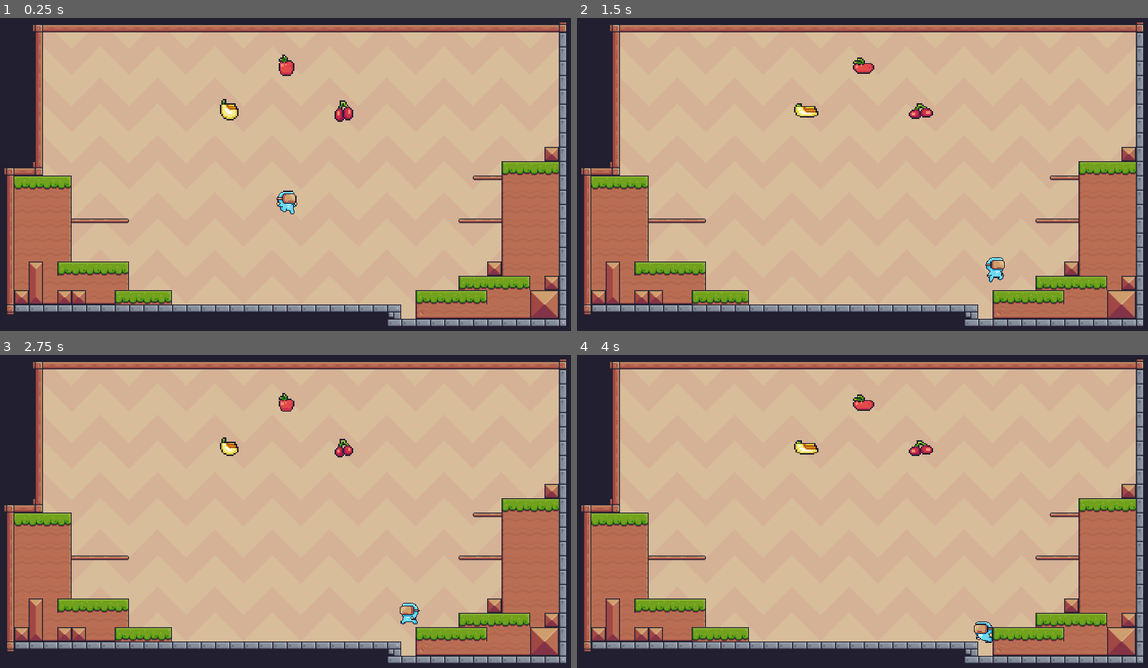
Above: before the commit, frames 1-4 (two rows, left to right).
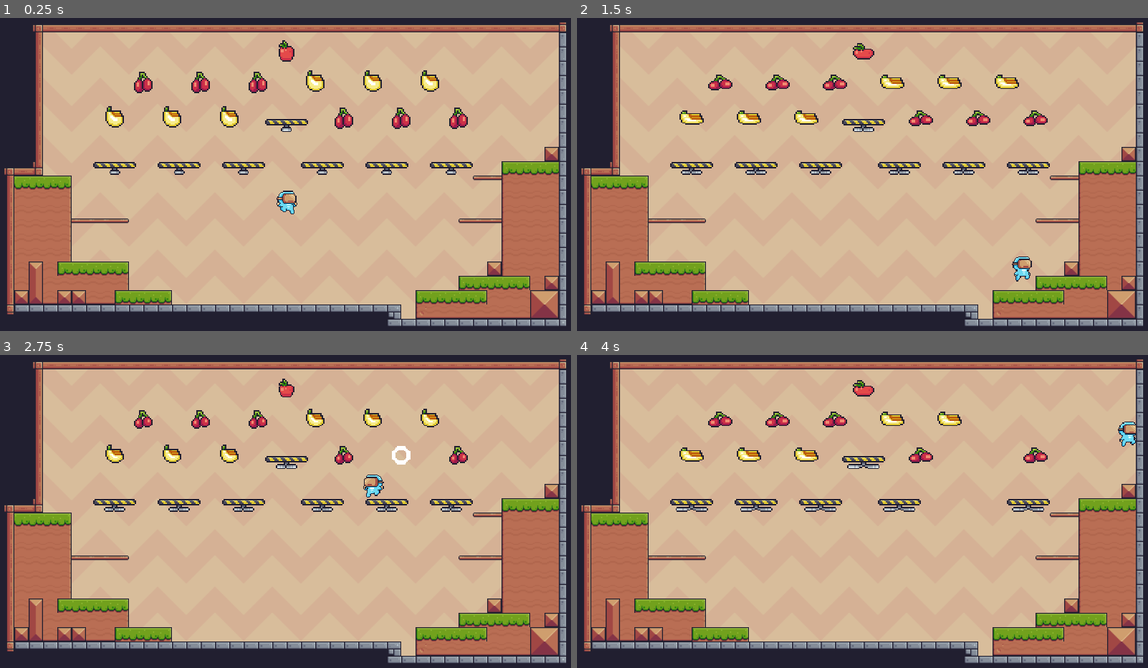
Above: after the commit, the same moments.

Repository: Pnsadeghy/2d_platformer_game_godot
Game: Godot game, scene res://scenes/levels/level_0001.tscn
Same seed, same stepped clock (60 frames per second), same inputs: the game is played once before the commit and once after it.
Inputs:
- Up to frame 1 (0.25 s): no input
- Up to frame 2 (1.5 s): hold Space (jump) 0.53-1.28 s; hold Right (right) from 0.53 s (still down); tap Space (jump) at 1.35 s
- Up to frame 3 (2.75 s): tap Space (jump) at 1.52, 1.82 s; release Right (right) at 2.03 s; hold Left (left) from 2.03 s (still down); hold Space (jump) from 2.03 s (still down)
- Up to frame 4 (4 s): release Left (left) at 2.78 s; release Space (jump) at 2.78 s; hold Right (right) from 2.78 s (still down); tap Space (jump) at 2.85, 3.02, 3.32 s; hold Space (jump) from 3.53 s (still down)

The runs differ from the first frame. In frame 1, 3.6% of the frame differs, in the area x 16-83%, y 7-51%; in frame 2, 4.0%, in the area x 16-83%, y 8-85%; in frame 3, 3.7%; in frame 4, 3.6%.

Commit message:
Feature FailingPlatforms

Diff:
--- /dev/null
+++ b/entities/platform/air_platform/air_platform.tscn
@@ -0,0 +1,56 @@
+[gd_scene load_steps=8 format=3 uid="uid://dcvyipp3k0oxg"]
+
+[ext_resource type="Texture2D" uid="uid://b7b0pflfembes" path="res://assets/Pixel Adventure Sprites/Traps/Falling Platforms/On (32x10).png" id="1_yn5nv"]
+
+[sub_resource type="AtlasTexture" id="AtlasTexture_mac3l"]
+atlas = ExtResource("1_yn5nv")
+region = Rect2(0, 0, 32, 10)
+
+[sub_resource type="AtlasTexture" id="AtlasTexture_7y3gf"]
+atlas = ExtResource("1_yn5nv")
+region = Rect2(32, 0, 32, 10)
+
+[sub_resource type="AtlasTexture" id="AtlasTexture_x763d"]
+atlas = ExtResource("1_yn5nv")
+region = Rect2(64, 0, 32, 10)
+
+[sub_resource type="AtlasTexture" id="AtlasTexture_jbxqp"]
+atlas = ExtResource("1_yn5nv")
+region = Rect2(96, 0, 32, 10)
+
+[sub_resource type="SpriteFrames" id="SpriteFrames_502lu"]
+animations = [{
+"frames": [{
+"duration": 1.0,
+"texture": SubResource("AtlasTexture_mac3l")
+}, {
+"duration": 1.0,
+"texture": SubResource("AtlasTexture_7y3gf")
+}, {
+"duration": 1.0,
+"texture": SubResource("AtlasTexture_x763d")
+}, {
+"duration": 1.0,
+"texture": SubResource("AtlasTexture_jbxqp")
+}],
+"loop": true,
+"name": &"default",
+"speed": 10.0
+}]
+
+[sub_resource type="RectangleShape2D" id="RectangleShape2D_dxur0"]
+size = Vector2(46, 6)
+
+[node name="AirPlatform" type="AnimatableBody2D"]
+
+[node name="AnimatedSprite2D" type="AnimatedSprite2D" parent="."]
+texture_filter = 1
+scale = Vector2(1.5, 1.5)
+sprite_frames = SubResource("SpriteFrames_502lu")
+autoplay = "default"
+frame_progress = 0.466417
+
+[node name="CollisionShape2D" type="CollisionShape2D" parent="."]
+position = Vector2(0, -4)
+shape = SubResource("RectangleShape2D_dxur0")
+one_way_collision = true
--- /dev/null
+++ b/entities/platform/failing_platform/failing_platform.gd
@@ -0,0 +1,18 @@
+extends Node2D
+
+var is_trigger = false
+
+@onready var animator := $AnimationPlayer
+
+func _on_trigger_area_body_entered(body):
+	if body.velocity.y >= 0:
+		is_trigger = true
+		animator.play("trigger")
+
+func _on_animation_player_animation_finished(anim_name):
+	if is_trigger:
+		queue_free()
+
+func _on_visible_on_screen_notifier_2d_screen_exited():
+	if is_trigger:
+		queue_free()
--- /dev/null
+++ b/entities/platform/failing_platform/failing_platform.tscn
@@ -0,0 +1,72 @@
+[gd_scene load_steps=7 format=3 uid="uid://cryusl4j24lx1"]
+
+[ext_resource type="Script" path="res://entities/platform/failing_platform/failing_platform.gd" id="1_kxoy8"]
+[ext_resource type="PackedScene" uid="uid://dcvyipp3k0oxg" path="res://entities/platform/air_platform/air_platform.tscn" id="1_spb3i"]
+
+[sub_resource type="RectangleShape2D" id="RectangleShape2D_jojrk"]
+size = Vector2(42, 2)
+
+[sub_resource type="Animation" id="Animation_o1fub"]
+resource_name = "default"
+loop_mode = 1
+
+[sub_resource type="Animation" id="Animation_dtmji"]
+resource_name = "trigger"
+length = 3.0
+step = 0.05
+tracks/0/type = "value"
+tracks/0/imported = false
+tracks/0/enabled = true
+tracks/0/path = NodePath("AirPlatform:position")
+tracks/0/interp = 1
+tracks/0/loop_wrap = true
+tracks/0/keys = {
+"times": PackedFloat32Array(0, 0.15, 0.3, 0.5, 3),
+"transitions": PackedFloat32Array(1, 1, 1, 1, 1),
+"update": 0,
+"values": [Vector2(0, 0), Vector2(0, 3), Vector2(0, 0), Vector2(0, 0), Vector2(0, 720)]
+}
+tracks/1/type = "value"
+tracks/1/imported = false
+tracks/1/enabled = true
+tracks/1/path = NodePath("AirPlatform/AnimatedSprite2D:speed_scale")
+tracks/1/interp = 1
+tracks/1/loop_wrap = true
+tracks/1/keys = {
+"times": PackedFloat32Array(0.3, 0.4),
+"transitions": PackedFloat32Array(1, 1),
+"update": 0,
+"values": [1.0, 0.0]
+}
+
+[sub_resource type="AnimationLibrary" id="AnimationLibrary_f1wsl"]
+_data = {
+"default": SubResource("Animation_o1fub"),
+"trigger": SubResource("Animation_dtmji")
+}
+
+[node name="FailingPlatform" type="Node2D"]
+script = ExtResource("1_kxoy8")
+
+[node name="AirPlatform" parent="." instance=ExtResource("1_spb3i")]
+
+[node name="TriggerArea" type="Area2D" parent="AirPlatform"]
+collision_layer = 0
+collision_mask = 2
+
+[node name="CollisionShape2D" type="CollisionShape2D" parent="AirPlatform/TriggerArea"]
+position = Vector2(0, -8)
+shape = SubResource("RectangleShape2D_jojrk")
+
+[node name="VisibleOnScreenNotifier2D" type="VisibleOnScreenNotifier2D" parent="AirPlatform"]
+
+[node name="AnimationPlayer" type="AnimationPlayer" parent="."]
+libraries = {
+"": SubResource("AnimationLibrary_f1wsl")
+}
+
+[connection signal="body_entered" from="AirPlatform/TriggerArea" to="." method="_on_trigger_area_body_entered"]
+[connection signal="screen_exited" from="AirPlatform/VisibleOnScreenNotifier2D" to="." method="_on_visible_on_screen_notifier_2d_screen_exited"]
+[connection signal="animation_finished" from="AnimationPlayer" to="." method="_on_animation_player_animation_finished"]
+
+[editable path="AirPlatform"]
--- a/modules/state_machine/StateCharacter.gd
+++ b/modules/state_machine/StateCharacter.gd
@@ -3,8 +3,8 @@
 class_name StateCharacter
 
 # properties
-@export var move_speed := 175.0
-@export var jump_force := 250.0
+@export var move_speed := 200.0
+@export var jump_force := 300.0
 @export var fall_gravity_scale := 980.0
 @export var jump_gravity_scale := 600.0
 @export var wall_gravity_scale := 50.0
--- a/modules/state_machine/states/character/OnAirState.gd
+++ b/modules/state_machine/states/character/OnAirState.gd
@@ -53,7 +53,7 @@
 	if entity.horizontal_movement != 0:
 		entity.set_vertical_movement()
 	else:
-		entity.velocity.x = lerp(entity.velocity.x, 0.0, 0.05)
+		entity.velocity.x = lerp(entity.velocity.x, 0.0, 0.1)
 
 func on_jump_timeout():
 	can_jump = false
--- a/scenes/levels/level_0001.tscn
+++ b/scenes/levels/level_0001.tscn
@@ -6,6 +6,7 @@
 [ext_resource type="Texture2D" uid="uid://ba6658ds6ukfg" path="res://assets/Pixel Adventure Sprites/Background/Brown.png" id="3_mqwkk"]
 [ext_resource type="PackedScene" uid="uid://dwqynn2tbw87x" path="res://entities/collectable/Cherries.tscn" id="4_1pq52"]
 [ext_resource type="PackedScene" uid="uid://ypheylvgj07u" path="res://entities/collectable/Apple.tscn" id="4_bw4w0"]
+[ext_resource type="PackedScene" uid="uid://cryusl4j24lx1" path="res://entities/platform/failing_platform/failing_platform.tscn" id="7_44brn"]
 
 [node name="level_0001" type="Node2D"]
 
@@ -23,16 +24,69 @@
 [node name="Collectables" type="Node2D" parent="."]
 
 [node name="Apple" parent="Collectables" instance=ExtResource("4_bw4w0")]
-position = Vector2(0, -120)
+position = Vector2(0, -136)
 point = 10
 
 [node name="Bananas" parent="Collectables" instance=ExtResource("3_gw7m0")]
-position = Vector2(-64, -72)
+position = Vector2(-64, -64)
+
+[node name="Bananas6" parent="Collectables" instance=ExtResource("3_gw7m0")]
+position = Vector2(32, -104)
+
+[node name="Bananas4" parent="Collectables" instance=ExtResource("3_gw7m0")]
+position = Vector2(96, -104)
+
+[node name="Bananas5" parent="Collectables" instance=ExtResource("3_gw7m0")]
+position = Vector2(160, -104)
+
+[node name="Bananas2" parent="Collectables" instance=ExtResource("3_gw7m0")]
+position = Vector2(-128, -64)
+
+[node name="Bananas3" parent="Collectables" instance=ExtResource("3_gw7m0")]
+position = Vector2(-192, -64)
 
 [node name="Cherries" parent="Collectables" instance=ExtResource("4_1pq52")]
-position = Vector2(64, -72)
+position = Vector2(64, -64)
+
+[node name="Cherries2" parent="Collectables" instance=ExtResource("4_1pq52")]
+position = Vector2(128, -64)
+
+[node name="Cherries6" parent="Collectables" instance=ExtResource("4_1pq52")]
+position = Vector2(-32, -104)
+
+[node name="Cherries3" parent="Collectables" instance=ExtResource("4_1pq52")]
+position = Vector2(192, -64)
+
+[node name="Cherries4" parent="Collectables" instance=ExtResource("4_1pq52")]
+position = Vector2(-96, -104)
+
+[node name="Cherries5" parent="Collectables" instance=ExtResource("4_1pq52")]
+position = Vector2(-160, -104)
 
 [node name="Player" parent="." instance=ExtResource("2_838ce")]
+
+[node name="Platforms" type="Node2D" parent="."]
+
+[node name="FailingPlatform" parent="Platforms" instance=ExtResource("7_44brn")]
+position = Vector2(-192, -8)
+
+[node name="FailingPlatform4" parent="Platforms" instance=ExtResource("7_44brn")]
+position = Vector2(-48, -8)
+
+[node name="FailingPlatform8" parent="Platforms" instance=ExtResource("7_44brn")]
+position = Vector2(40, -8)
+
+[node name="FailingPlatform5" parent="Platforms" instance=ExtResource("7_44brn")]
+position = Vector2(112, -8)
+
+[node name="FailingPlatform6" parent="Platforms" instance=ExtResource("7_44brn")]
+position = Vector2(184, -8)
+
+[node name="FailingPlatform2" parent="Platforms" instance=ExtResource("7_44brn")]
+position = Vector2(-120, -8)
+
+[node name="FailingPlatform7" parent="Platforms" instance=ExtResource("7_44brn")]
+position = Vector2(0, -56)
 
 [node name="Walls" type="TileMap" parent="."]
 tile_set = ExtResource("2_js2ky")
Not shown: 1 places in scenes/levels/level_0001.tscn that only renumber resources
